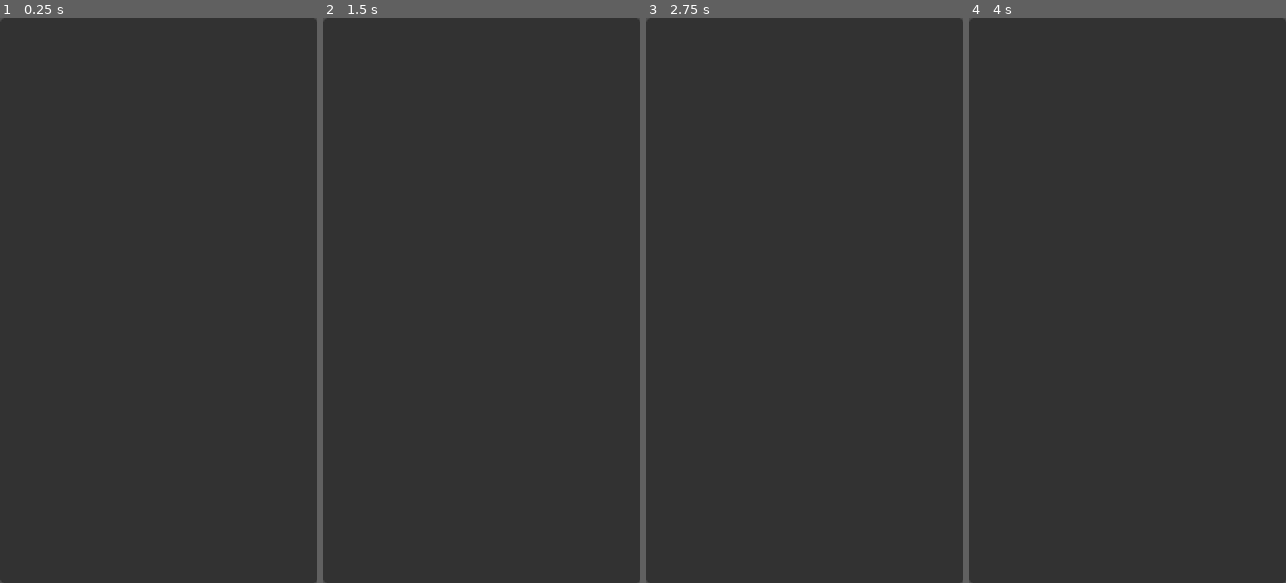
Above: before the commit, frames 1-4 (left to right).
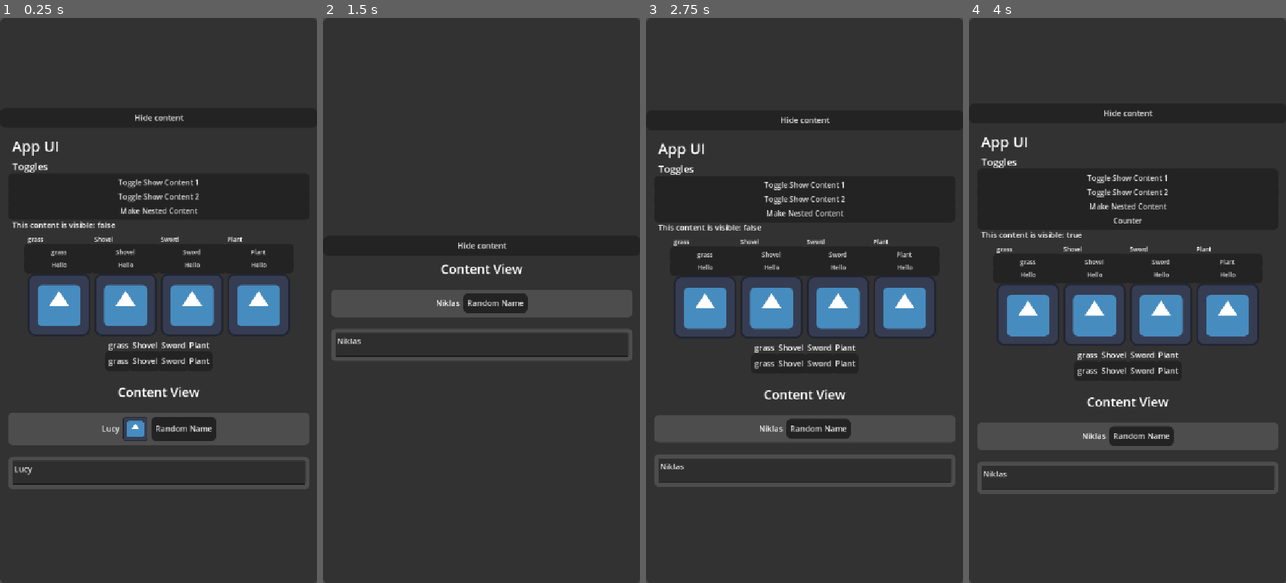
Above: after the commit, the same moments.

Repository: ElvisVilla/GDScriptUI
Game: Godot game, scene res://examples/ViewExample.tscn
The game is run twice, just before and just after one commit, with the same random seed, the same clock (stepped at 60 frames per second) and the same inputs. The engine's default icon, where the game draws it, is replaced by a stand-in: a white triangle on a blue panel in a dark square.
Inputs (mouse positions are in pixels of both pictures, inside the frame that each line leads up to):
- Up to frame 1 (0.25 s): no input
- Up to frame 2 (1.5 s): click (481, 119) at 0.5 s, where only the run after the commit has a clickable "Hide content"; click (506, 300) at 1.25 s, where only the run after the commit has a clickable "Random Name"
- Up to frame 3 (2.75 s): click (804, 244) at 2 s, where only the run after the commit has a clickable "Hide content"
- Up to frame 4 (4 s): click (1127, 181) at 2.75 s, where only the run after the commit has a clickable "Toggle Show Content 1"; click (1127, 193) at 3.5 s, where only the run after the commit has a clickable "Toggle Show Content 2"

The runs differ from the first frame. In frame 1, 16% of the frame differs, in the area x 2-98%, y 17-84%; in frame 2, 5.5%; in frame 3, 15%; in frame 4, 15%.
Error before the commit: Parse Error: Too many arguments for "new()" call. Expected at most 1 but received 2. (res://framework/core/View.gd:36)
Error after the commit: Attempt to call function 'new' in base 'null instance' on a null instance. (res://framework/core/View.gd:130)

Commit message:
add configure as view constructor and minor updates

Diff:
--- a/examples/ViewExample.tscn
+++ b/examples/ViewExample.tscn
@@ -1,8 +1,7 @@
-[gd_scene load_steps=5 format=3 uid="uid://38xdxhygy60f"]
+[gd_scene load_steps=4 format=3 uid="uid://38xdxhygy60f"]
 
 [ext_resource type="Theme" uid="uid://dyrw727ts3xo1" path="res://framework/themes/UITheme.tres" id="1_kca8q"]
 [ext_resource type="Script" uid="uid://b4v0e84lkl5mn" path="res://framework/core/UIRoot.gd" id="2_byw35"]
-[ext_resource type="Script" uid="uid://854mbyk8os6d" path="res://framework/views/App UI.gd" id="3_a5sjt"]
 [ext_resource type="Script" uid="uid://ctsft43wsgj5f" path="res://framework/views/PersonView.gd" id="4_1niml"]
 
 [node name="Entry" type="PanelContainer" node_paths=PackedStringArray("content")]
@@ -17,9 +16,6 @@
 script = ExtResource("2_byw35")
 content = NodePath("PersonView")
 
-[node name="AppUI" type="Node" parent="."]
-script = ExtResource("3_a5sjt")
-
 [node name="PersonView" type="Node" parent="."]
 script = ExtResource("4_1niml")
 metadata/_custom_type_script = "uid://ctsft43wsgj5f"
--- a/framework/core/UIRoot.gd
+++ b/framework/core/UIRoot.gd
@@ -3,28 +3,10 @@
 
 @export var content: View
 
-var method_list = {}
-var constructor = ""
-var arguments = []
-var my_methods: Array = []
-
 func _ready():
 	if content:
 		content.build_ui(self)
 		connect_all_views(content)
-
-	# var child_node = get_child(0).get_child(0)
-	# method_list = child_node.get_method_list()
-
-	# #Get _method_contructor and arguments
-	# for method in method_list:
-	# 	if method.flags == METHOD_FLAG_NORMAL:
-	# 		if method.name.begins_with("_"):
-	# 			my_methods.append(method)
-	# 		if method.name.begins_with("_init"):
-	# 			constructor = method.name
-	# 			arguments = method.args
-	# 			print("Constructor: ", constructor, " Arguments: ", arguments)
 
 func connect_all_views(node):
 	if node is View:
--- a/framework/core/View.gd
+++ b/framework/core/View.gd
@@ -9,6 +9,7 @@
 ## Does emit property_change Signal
 func observe(property_name: String, value):
 	property_changed.emit(property_name, value)
+
 
 func build_ui(parent) -> ContainerBuilder:
 	#We se the child content here, we also must pass the view_owner to the child views
@@ -32,8 +33,8 @@
 
 
 ##Icon can be resized to fit the button
-func Button(_text: String, icon_name: String = "") -> ButtonBuilder:
-	return ButtonBuilder.new(_text, icon_name)
+func Button(_text: String) -> ButtonBuilder:
+	return ButtonBuilder.new(_text)
 
 func ForEach(items, action: Callable):
 	var result = []
@@ -115,3 +116,24 @@
 	set_nested_view(viewName, view)
 	get_nested_view(viewName)._ready()
 	return get_nested_view(viewName).build_ui(parent)
+
+
+# BEGIN GENERATED VIEW FUNCTIONS
+
+func AppUI(to_concert_with, person_name):
+	var element = load("res://framework/views/App UI.gd").new()
+	element.configure(to_concert_with, person_name) #constructor call
+	return build_nested_view("App UI", element, self)
+
+
+func ViewTest():
+	var element = load("res://framework/views/ViewTest.gd").new()
+	return build_nested_view("ViewTest", element, self)
+
+
+func PersonView(person_name):
+	var element = load("res://framework/views/PersonView.gd").new()
+	element.configure(person_name) #constructor call
+	return build_nested_view("PersonView", element, self)
+
+# END GENERATED VIEW FUNCTIONS
--- a/framework/views/App UI.gd
+++ b/framework/views/App UI.gd
@@ -28,8 +28,13 @@
 		person_name = value
 		observe("person_name", value)
 
+func configure(to_concert_with: String = "", person_name: String = ""):
+	self.to_concert_with = to_concert_with
+	self.person_name = person_name
+
 func _ready():
 	body = [
+
 		VBox([
 			Label("App UI").fontSize(30),
 
@@ -39,6 +44,9 @@
 
 					Label("Toggles")
 						.fontSize(20),
+
+					# PersonView(person_name),
+					# ViewTest("My Message"),
 
 					Button("Toggle Show Content 1")
 						.fontSize(15)
@@ -92,8 +100,12 @@
 		.padding(16)
 	]
 
+# func PersonView(named: String):
+# 	var person_view = load("res://framework/views/PersonView.gd").new()
+# 	return build_nested_view("PersonView", person_view.configure(named), self)
 
-func PersonView(named: String):
-	return build_nested_view("PersonView",
-	 load("res://framework/views/PersonView.gd").new(named),
-	  self)
+
+#This gets appended to View as a method
+# func %s%s:
+	#var element = load(%s).new()
+	#return build_nested_view(%s, element.%s, self)
--- a/framework/views/PersonView.gd
+++ b/framework/views/PersonView.gd
@@ -1,7 +1,18 @@
 extends View
 class_name PersonView
 
+enum Alignment {
+	LEFT = 0,
+	Center = 1,
+	Right = 2,
+}
+
 var names: Array = ["Lucy", "Albert", "Niklas", "John", "Mariela"]
+
+var show_content: bool = true:
+	set(value):
+		show_content = value
+		observe("show_content", show_content)
 
 #Observed property
 var person_name: String = "Lucy":
@@ -9,24 +20,28 @@
 		person_name = value
 		observe("person_name", person_name)
 
-enum Alignment {
-	LEFT = 0,
-	Center = 1,
-	Right = 2,
-}
-
 var alignment_value: Alignment = Alignment.Center:
 	set(value):
 		alignment_value = value
 		observe("alignment_value", alignment_value)
 
-# func _init(named: String) -> void:
-# 	person_name = named
+func configure(person_name: String = "Lucy"):
+	self.person_name = person_name
 
 func _ready() -> void:
 	body = [
 
 		VBox([
+
+			ForEach(range(0, 6),
+				func(i): return ViewTest().padding()
+			),
+
+			Button("Hide content")
+				.onPressed(func(): show_content = !show_content),
+
+			AppUI("Hello", "Lucy")
+				.visible(show_content),
 
 			Label("Content View")
 				.fontSize(26)
